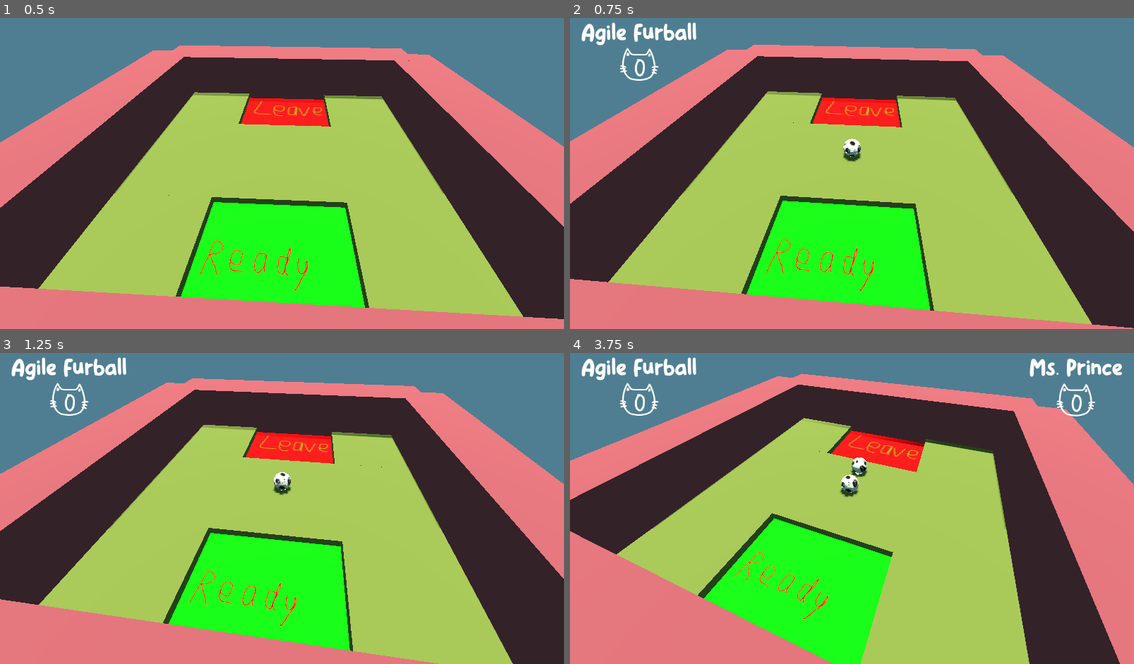
Above: before the commit, frames 1-4 (two rows, left to right).
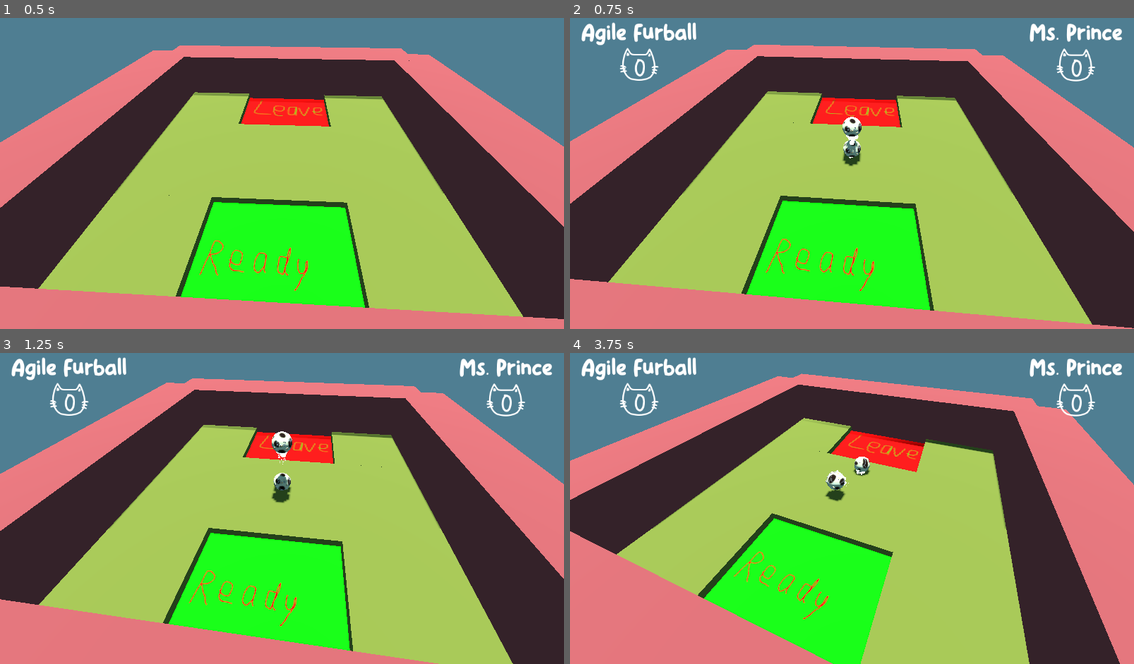
Above: after the commit, the same moments.

Repository: HedgeLizards/ggj24
Game: Godot game, scene res://scenes/main.tscn
Two runs of this game, one before a commit and one after it. Both use one fixed random seed, a clock stepped at 60 frames per second and the inputs below.
Inputs (mouse positions are in pixels of both pictures, inside the frame that each line leads up to):
- Up to frame 1 (0.5 s): no input
- Up to frame 2 (0.75 s): tap Enter at 0.5 s; move the mouse to (976, 154) at 0.52 s; tap W (join_0) at 0.6 s
- Up to frame 3 (1.25 s): no input
- Up to frame 4 (3.75 s): move the mouse to (739, 520) at 1.27 s; tap Up (join_1) at 1.35, 2.85 s; move the mouse to (908, 436) at 2.02 s; tap W (join_0) at 2.1, 3.6 s; move the mouse to (823, 567) at 2.77 s; move the mouse to (1021, 552) at 3.52 s

Frame 1 is identical in both runs. In frame 2, 1.0% of the frame differs, in the area x 48-98%, y 1-48%; in frame 3, 1.1%, in the area x 48-98%, y 1-49%; in frame 4, 0.6%.

Commit message:
arrow player joins with enter

Diff:
--- a/project.godot
+++ b/project.godot
@@ -76,6 +76,8 @@
 , Object(InputEventKey,"resource_local_to_scene":false,"resource_name":"","device":-1,"window_id":0,"alt_pressed":false,"shift_pressed":false,"ctrl_pressed":false,"meta_pressed":false,"pressed":false,"keycode":0,"physical_keycode":4194322,"key_label":0,"unicode":0,"echo":false,"script":null)
 , Object(InputEventKey,"resource_local_to_scene":false,"resource_name":"","device":-1,"window_id":0,"alt_pressed":false,"shift_pressed":false,"ctrl_pressed":false,"meta_pressed":false,"pressed":false,"keycode":0,"physical_keycode":4194319,"key_label":0,"unicode":0,"echo":false,"script":null)
 , Object(InputEventKey,"resource_local_to_scene":false,"resource_name":"","device":-1,"window_id":0,"alt_pressed":false,"shift_pressed":false,"ctrl_pressed":false,"meta_pressed":false,"pressed":false,"keycode":0,"physical_keycode":4194321,"key_label":0,"unicode":0,"echo":false,"script":null)
+, null, Object(InputEventKey,"resource_local_to_scene":false,"resource_name":"","device":-1,"window_id":0,"alt_pressed":false,"shift_pressed":false,"ctrl_pressed":false,"meta_pressed":false,"pressed":false,"keycode":0,"physical_keycode":4194309,"key_label":0,"unicode":0,"echo":false,"script":null)
+, Object(InputEventKey,"resource_local_to_scene":false,"resource_name":"","device":-1,"window_id":0,"alt_pressed":false,"shift_pressed":false,"ctrl_pressed":false,"meta_pressed":false,"pressed":false,"keycode":0,"physical_keycode":47,"key_label":0,"unicode":47,"echo":false,"script":null)
 ]
 }
 jump_0={
